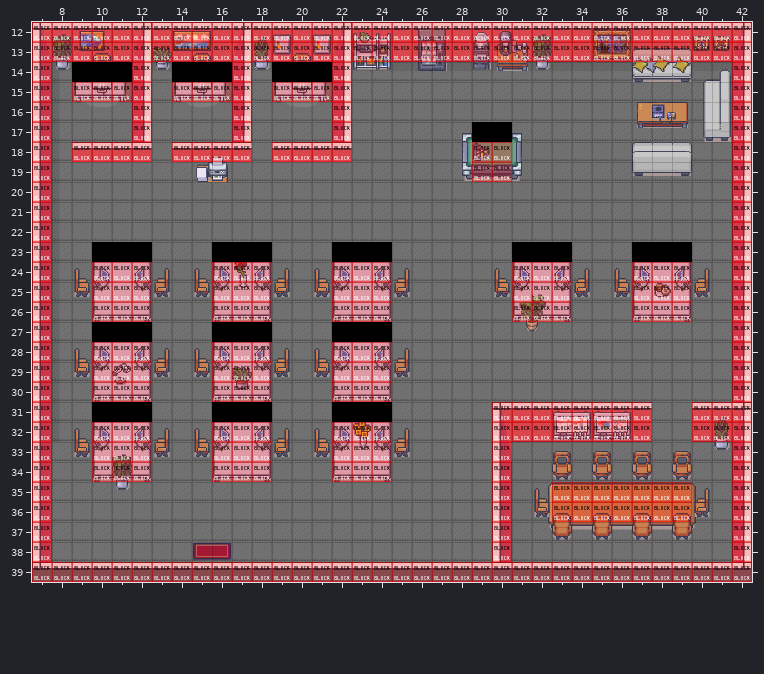
Two states of a Tiled map (JSON), maps/map.tmj. That is the earlier state.
Cells are 32x32 px. Shown: x 7..42, y 12..39.
Once edited:
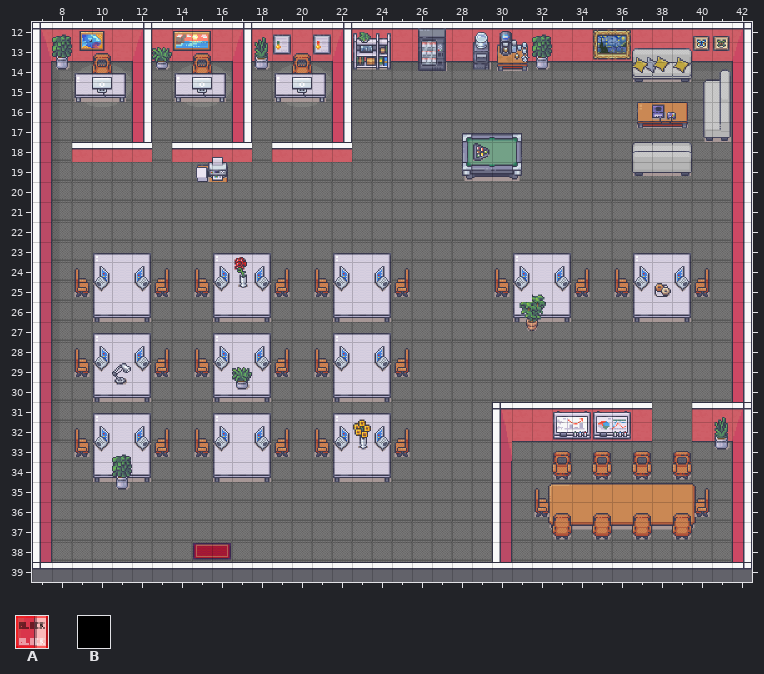
Key: from "Chunk 1": A 205, B 206.
_ is an empty cell.
See-through tiles are keyed as they look on the map.
The exact change:
Layer "collidable" (now hidden):
The edit erases tile A in rows 12 to 13 at x 7 to 42; in row 14 at x 7, 12, 17, 22 and 42; in row 15 at x 7, 9 to 12, 14 to 17, 19 to 22 and 42; in rows 16 to 17 at x 7, 12, 17, 22 and 42; in row 18 at x 7, 9 to 12, 14 to 17, 19 to 22, 29 to 30 and 42; in row 19 at x 7, 29 to 30 and 42.
The edit erases tile A in rows 20 to 23 at x 7 and 42; in rows 24 to 26 at x 7, 10 to 12, 16 to 18, 22 to 24, 31 to 33, 37 to 39 and 42; in row 27 at x 7 and 42; in rows 28 to 30 at x 7, 10 to 12, 16 to 18, 22 to 24 and 42; in row 31 at x 7, 30 to 37 and 40 to 42; in row 32 at x 7, 10 to 12, 16 to 18, 22 to 24, 30 to 37 and 40 to 42.
The edit erases tile A in rows 33 to 34 at x 7, 10 to 12, 16 to 18, 22 to 24, 30 and 42; in rows 35 to 36 at x 7, 30, 33 to 39 and 42; in rows 37 to 38 at x 7, 30 and 42; in row 39 at x 7 to 42.
The edit erases tile B in row 14 at x 9 to 11, 14 to 16 and 19 to 21; in row 17 at x 29 to 30; in row 23 at x 10 to 12, 16 to 18, 22 to 24, 31 to 33 and 37 to 39; in row 27 at x 10 to 12, 16 to 18 and 22 to 24; in row 31 at x 10 to 12, 16 to 18 and 22 to 24.
Where, in picture pixels (left, top, right, bottom), the same in both pictures:
removed: (32, 22, 752, 582)
